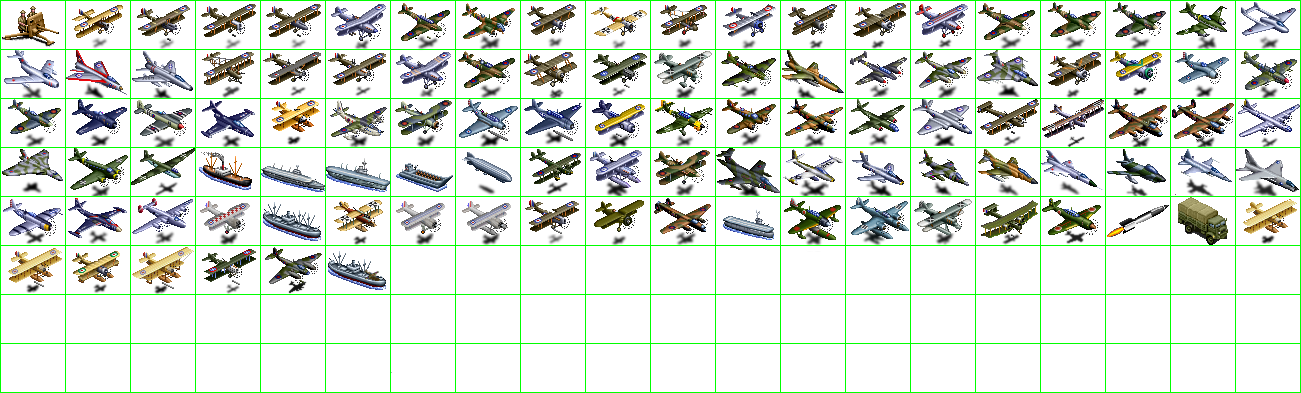
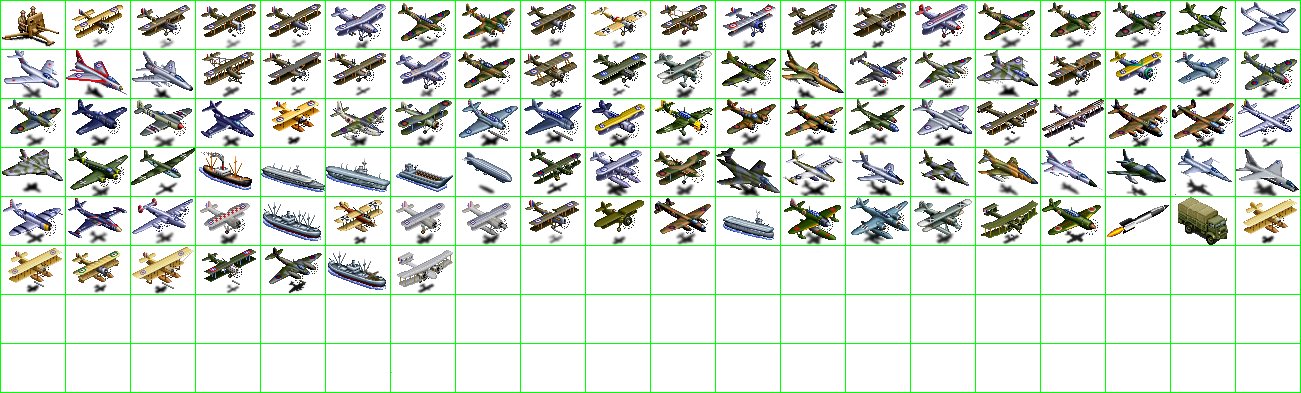
Layered file, before and after one edit (1301x393). Changes by layer:
painted on "units" over <box>397,250,453,294</box>
